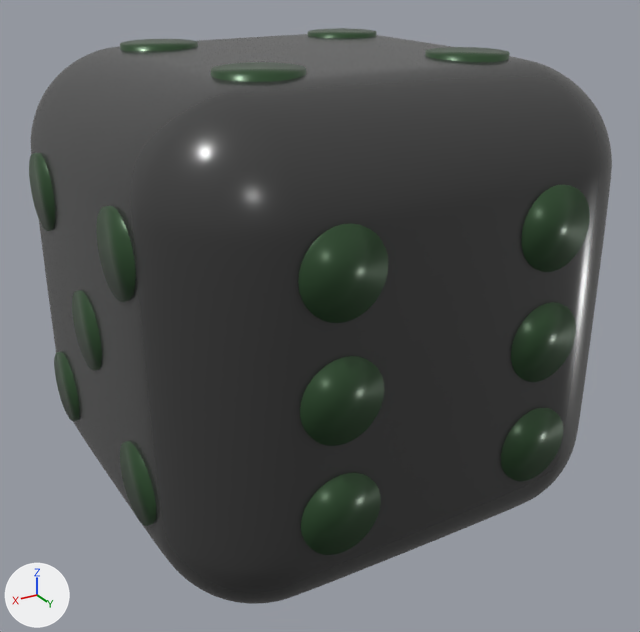
What one commit did to the glTF model maze-dice.glb.
Camera for both pictures: a camera (50 mm lens) standing at (10.85, 3.19, 1.42) and looking at (8.97, 0.06, -0.14). The lights are fixed; the arrows at lower left show +X, +Y and +Z. The older version comes first. Where no turn or scale is listed for an object, it has been applied to the vertices.

The first picture shows 'MDot_back_0', 'MDot_back_1', 'MDot_back_2', 'MDot_back_3', 'MDot_back_4', 'MDot_back_5', 'MDot_right_0', 'MDot_right_1', 'MDot_right_2', 'MDot_right_3', 'MDot_right_4', 'MDot_top_0', 'MDot_top_1', 'MDot_top_2', 'MDot_top_3', 'MazeDice'.
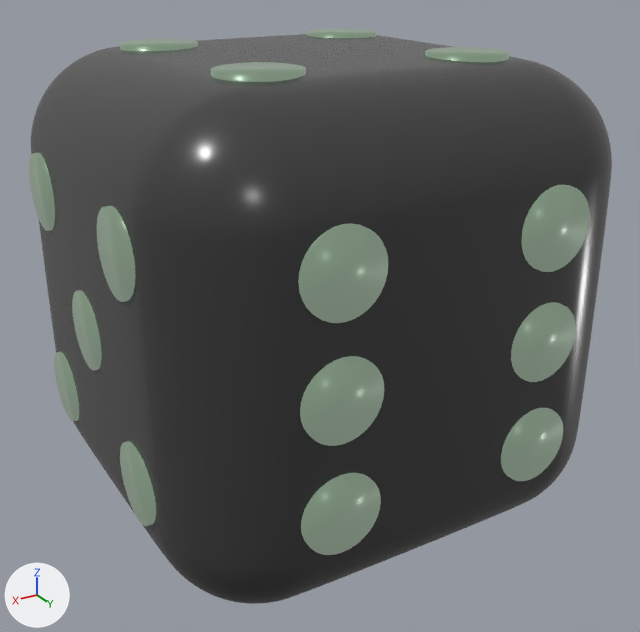
What changed in the scene script:
```text
Change mat_dotvinegreen:
    add mat_dotvinegreen.emission_color = (0.16, 0.2, 0.16)  # grey #6f7c6f
    add mat_dotvinegreen.emission_strength = 1.0
```

Location of each change, (x1, y1, x2, y2) in pixels of the pictures (640 x 632 px):
'MDot_back_1', recoloured, surface changed (dark green to grey)
    both: (298, 223, 388, 323)
'MDot_back_3', recoloured, surface changed (dark green to grey)
    both: (300, 356, 384, 446)
'MDot_back_5', recoloured, surface changed (dark green to grey)
    both: (301, 473, 381, 555)
'MDot_back_0', recoloured, surface changed (dark green to grey)
    both: (522, 185, 590, 272)
'MDot_back_2', recoloured, surface changed (dark green to grey)
    both: (511, 302, 576, 382)
'MDot_back_4', recoloured, surface changed (lighter)
    both: (501, 408, 563, 481)
'MDot_right_1', recoloured, surface changed (lighter)
    both: (97, 206, 136, 302)
'MDot_right_4', recoloured, surface changed (lighter)
    both: (120, 441, 156, 526)
'MDot_top_1', recoloured, surface changed (lighter)
    both: (211, 62, 306, 82)
'MDot_right_2', recoloured, surface changed (lighter)
    both: (72, 290, 102, 371)
'MDot_right_0', recoloured, surface changed (lighter)
    both: (29, 153, 55, 231)
'MDot_top_0', recoloured, surface changed (lighter)
    both: (425, 47, 510, 62)
'MDot_right_3', recoloured, surface changed (lighter)
    both: (54, 352, 79, 421)
'MDot_top_3', recoloured, surface changed (lighter)
    both: (120, 39, 198, 51)
'MDot_top_2', recoloured, surface changed (lighter)
    both: (308, 28, 377, 38)
